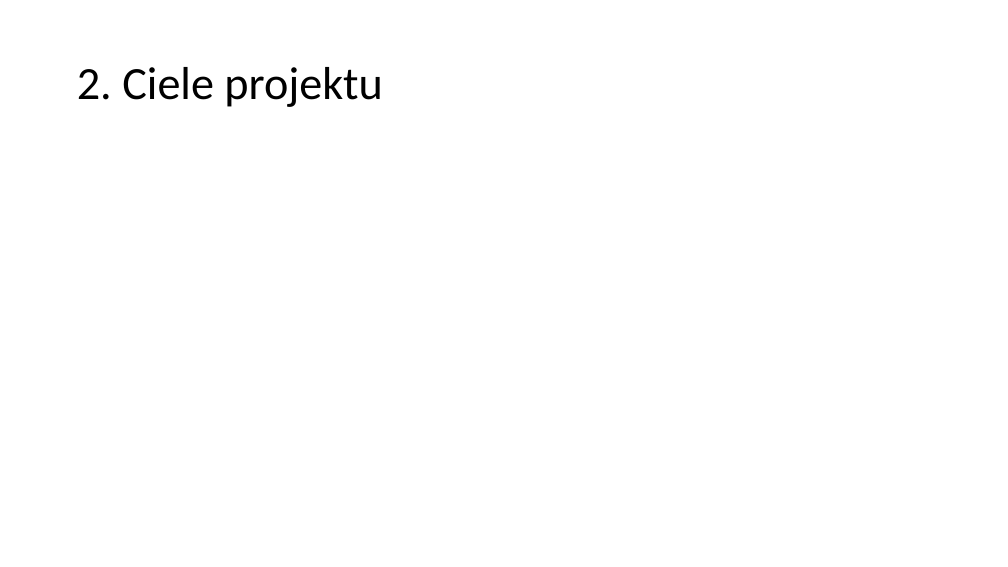
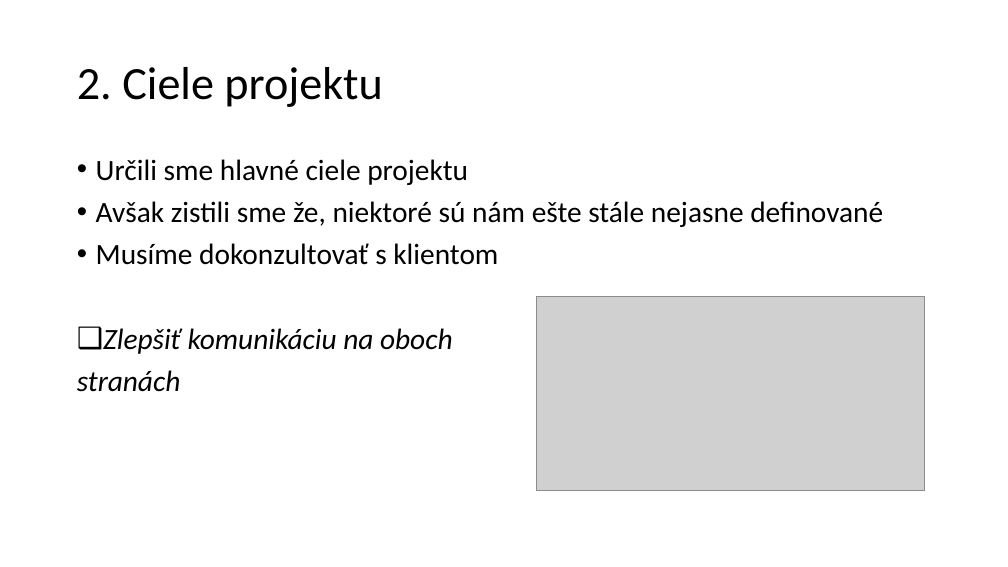
Before and after one commit to PavolGrofcik/PSI, a slide deck: slide 3 of PPT 3.pptx. Drawn at 1008x567 pixels with LibreOffice and Linux fonts; fonts in the diff are those of the drawing; grey boxes stand for pictures. Boxes give left, top, right and bottom in pixels: in the first picture for what was removed or moved away, otherwise in the second. Text is boxed around its words. In the diff, an @@ line names an element or a change of style, - is before the commit and + after.

```diff
--- a/PPT 3.pptx
+++ b/PPT 3.pptx
@@ text added at (77, 159, 883, 392), 28 pt, text #000000 @@
+• Určili sme hlavné ciele projektu
+• Avšak zistili sme že, niektoré sú nám ešte stále nejasne definované
+• Musíme dokonzultovať s klientom
+❑ Zlepšiť komunikáciu na oboch
+stranách
@@ picture added at (536, 297, 924, 492) @@
```
Also in this commit, not shown: 3 other slides changed.
